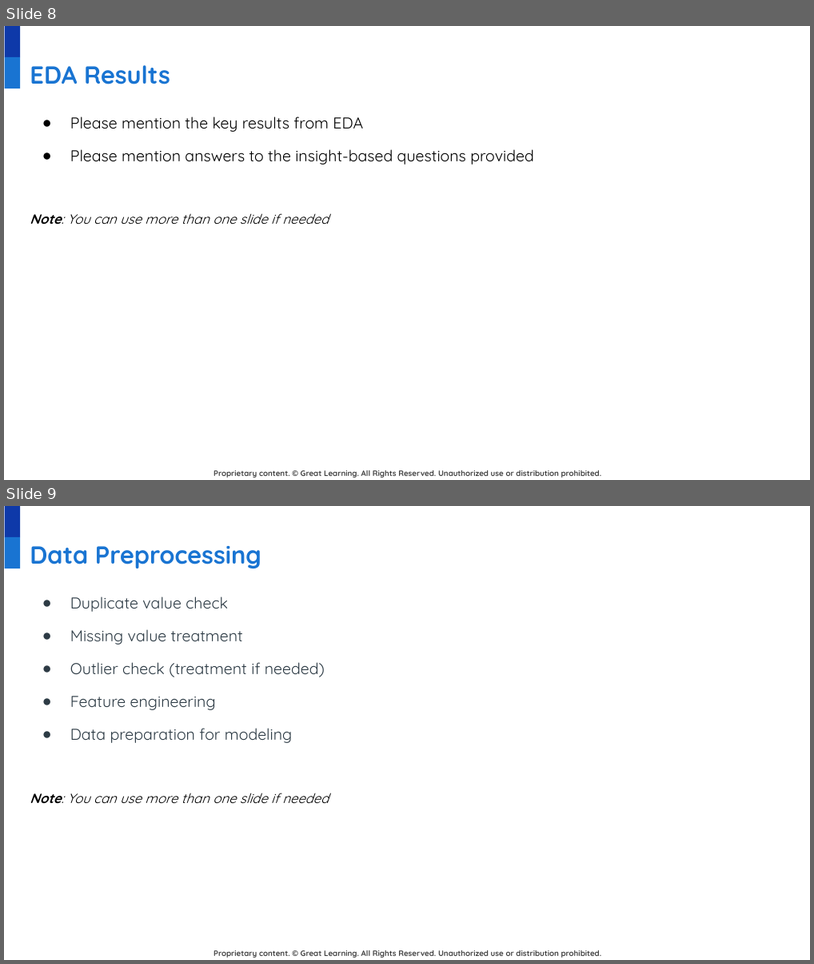
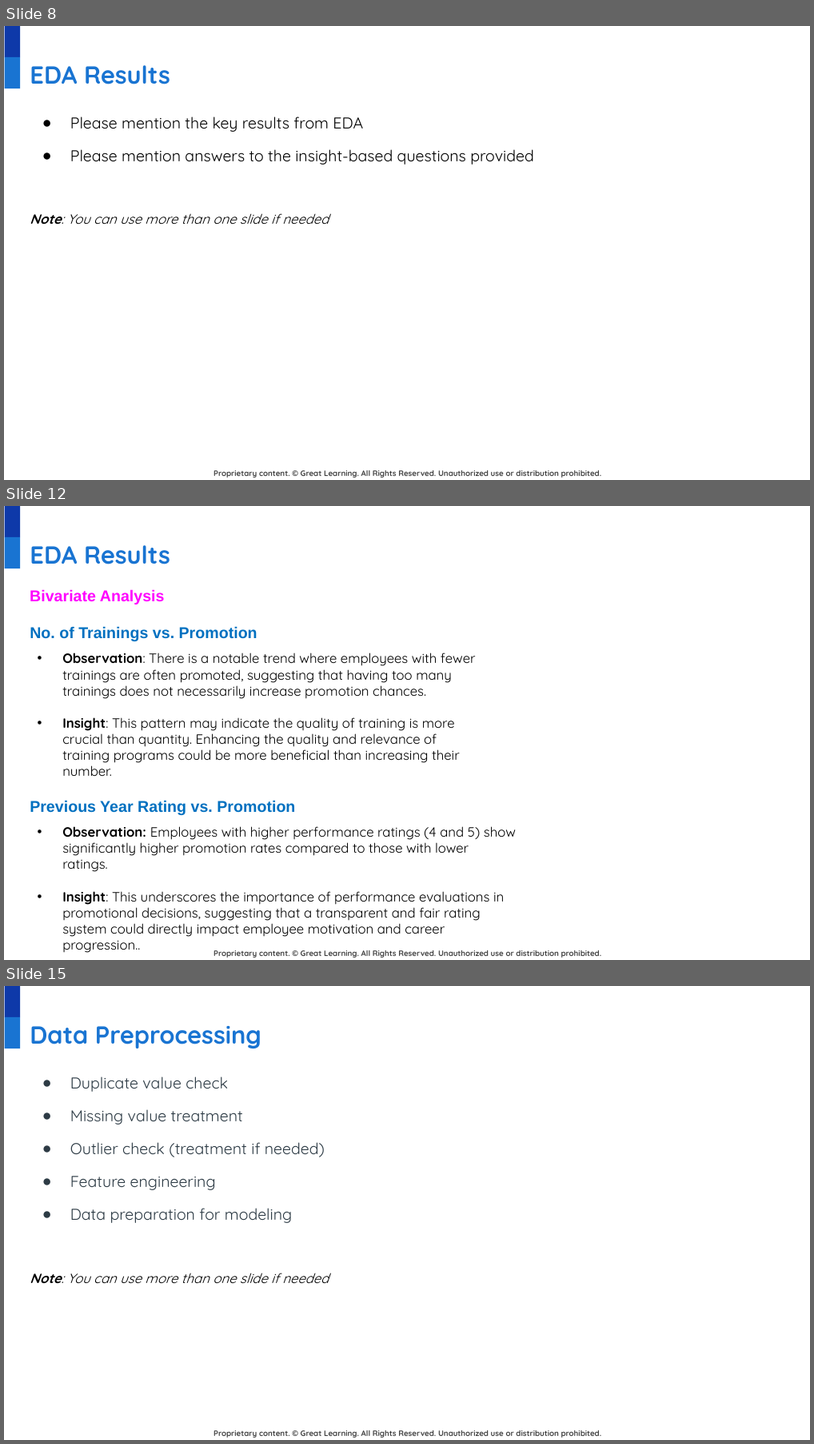
Before and after one commit to developer20sujeet/Python_For_AIML_DataScience, a slide deck: GreatLearningProject/Advanced ML/LowCode_Additional__Project_AML.pptx. Shown one above the other, each under a label of ours: slides 8 and 9 before the commit, slides 8, 12 and 15 after it; the slides between them are not shown. The pictures are 814x964 and 814x1444 pixels, drawn with LibreOffice and Linux fonts; fonts in the diff are those of the drawing; background and template pictures are left out. Boxes give left, top, right and bottom in pixels: in the first picture for what was removed or moved away, otherwise in the second. Text is boxed around its words. In the diff, an @@ line names an element or a change of style, - is before the commit and + after.

Commit message:
ML

```diff
--- a/GreatLearningProject/Advanced ML/LowCode_Additional__Project_AML.pptx
+++ b/GreatLearningProject/Advanced ML/LowCode_Additional__Project_AML.pptx
@@ slide 12 added at <box>4,506,810,960</box>, background #FFFFFF; not listed: 3 template elements that a slide beside it also shows @@
@@ title added at <box>30,545,170,564</box>, 22 pt, text #1974D2, bold @@
+EDA Results
@@ text added at <box>30,589,165,604</box>, 14 pt, text #FF00FF, bold @@
+Bivariate Analysis
@@ text added at <box>30,626,258,641</box>, 14 pt, text #0070C0, bold @@
+No. of Trainings vs. Promotion
@@ text added at <box>62,652,476,776</box>, 12 pt, text #000000 @@
+• Observation: There is a notable trend where employees with fewer trainings are often promoted, suggesting that having too many trainings does not necessarily increase promotion chances.
+• Insight: This pattern may indicate the quality of training is more crucial than quantity. Enhancing the quality and relevance of training programs could be more beneficial than increasing their number.
@@ text added at <box>30,800,295,815</box>, 14 pt, text #0070C0, bold @@
+Previous Year Rating vs. Promotion
@@ text added at <box>62,826,516,936</box>, 12 pt, text #000000 @@
+• Observation: Employees with higher performance ratings (4 and 5) show significantly higher promotion rates compared to those with lower ratings.
+• Insight: This underscores the importance of performance evaluations in promotional decisions, suggesting that a transparent and fair rating system could directly impact employee motivation and career progression..
@@ what was slide 9 is now slide 15 @@
```
Also in this commit, not shown: 5 other slides added.
